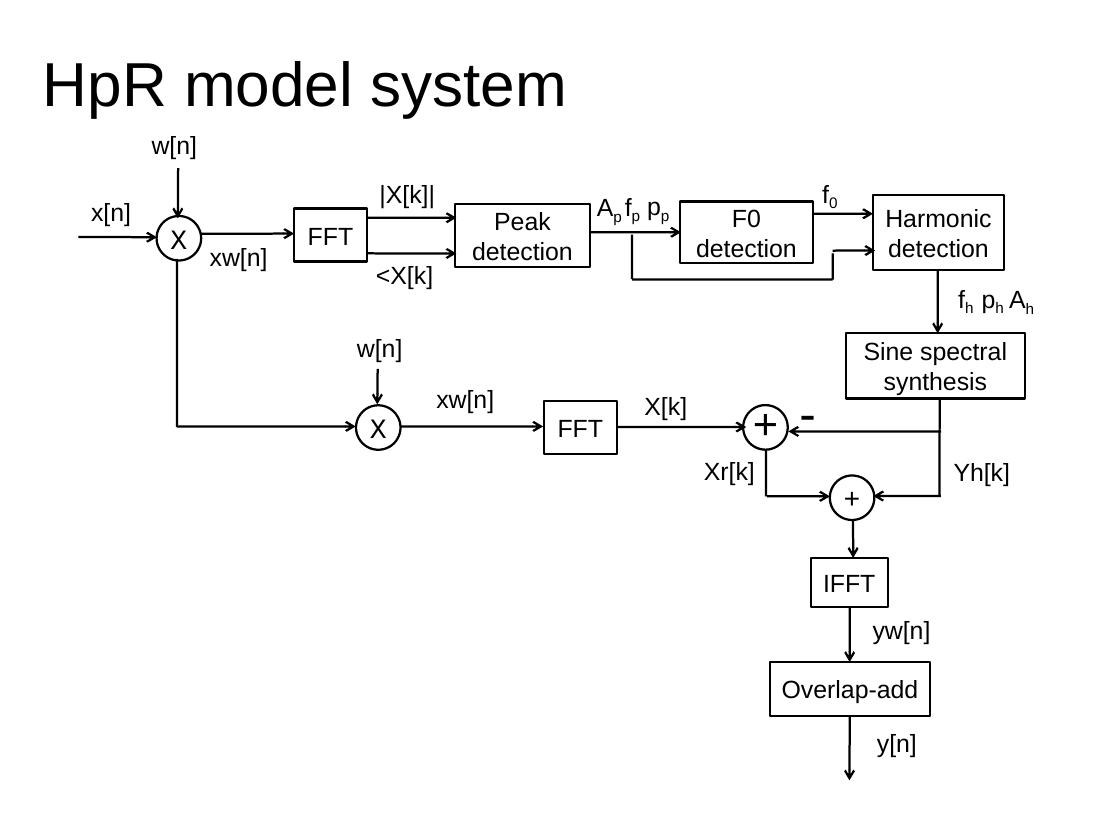
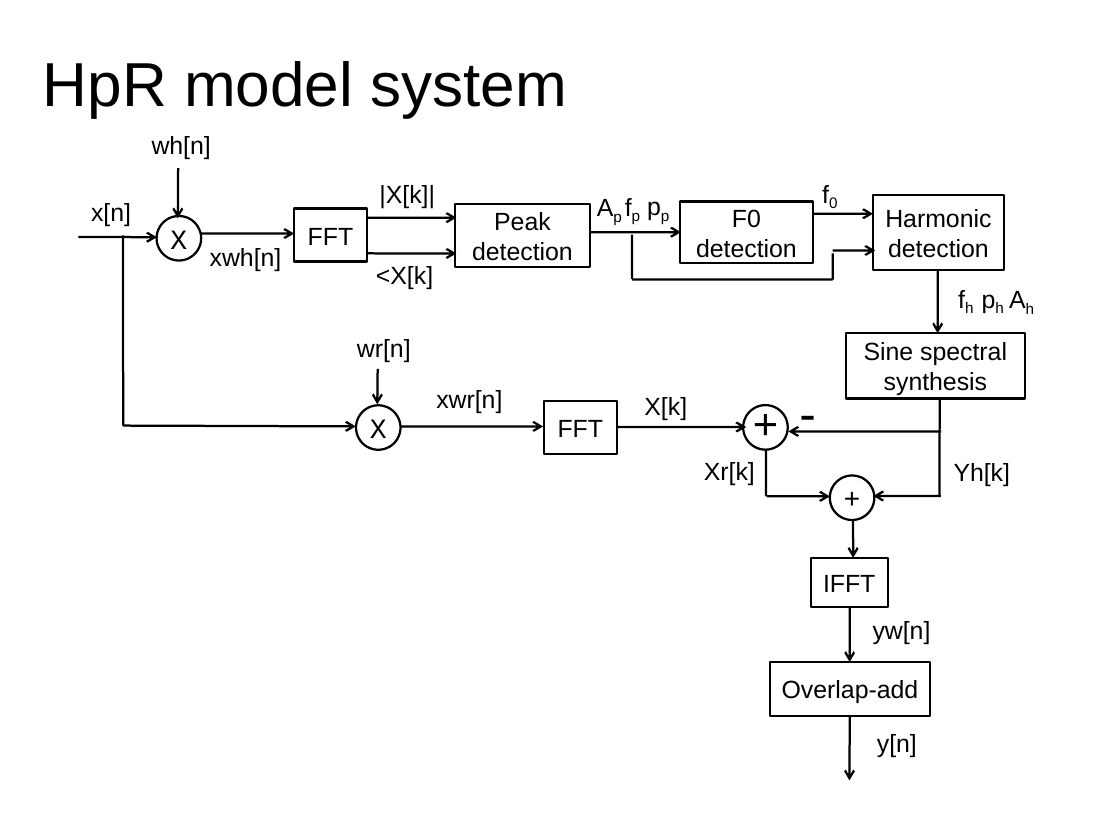
Before and after one commit to MTG/sms-tools, a slide deck: slide 6 of lectures/07-Sinusoidal-plus-residual-model/7T2-Sinusoidal-plus-residual-modeling.odp. Drawn at 1120x840 pixels with LibreOffice and Linux fonts; fonts in the diff are those of the drawing. Boxes give left, top, right and bottom in pixels: in the first picture for what was removed or moved away, otherwise in the second. Text is boxed around its words. In the diff, an @@ line names an element or a change of style, - is before the commit and + after.

Commit message:
change diagrams
changed arrows in block diagrama

```diff
--- a/lectures/07-Sinusoidal-plus-residual-model/7T2-Sinusoidal-plus-residual-modeling.odp
+++ b/lectures/07-Sinusoidal-plus-residual-model/7T2-Sinusoidal-plus-residual-modeling.odp
@@ text at (152,136,211,159): text changed @@
-w[n]
+wh[n]
@@ line moved from (177, 259) - (177, 427) to (123, 235) - (123, 426) @@
@@ text at (210,248,282,271): text changed @@
-xw[n]
+xwh[n]
@@ text at (357,339,411,362): text changed @@
-w[n]
+wr[n]
@@ text at (436,390,502,413): text changed @@
-xw[n]
+xwr[n]
@@ arrow moved from (177, 427) - (356, 427) to (123, 426) - (356, 427) @@
```
Also in this commit, not shown: 1 other slide changed.
